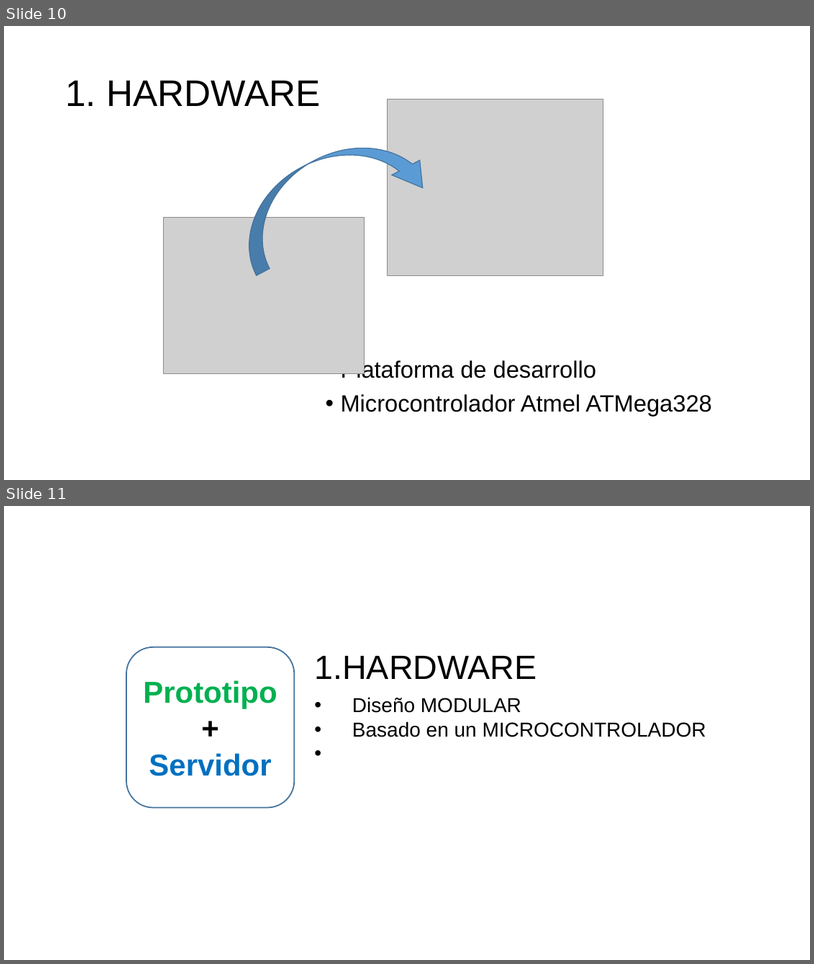
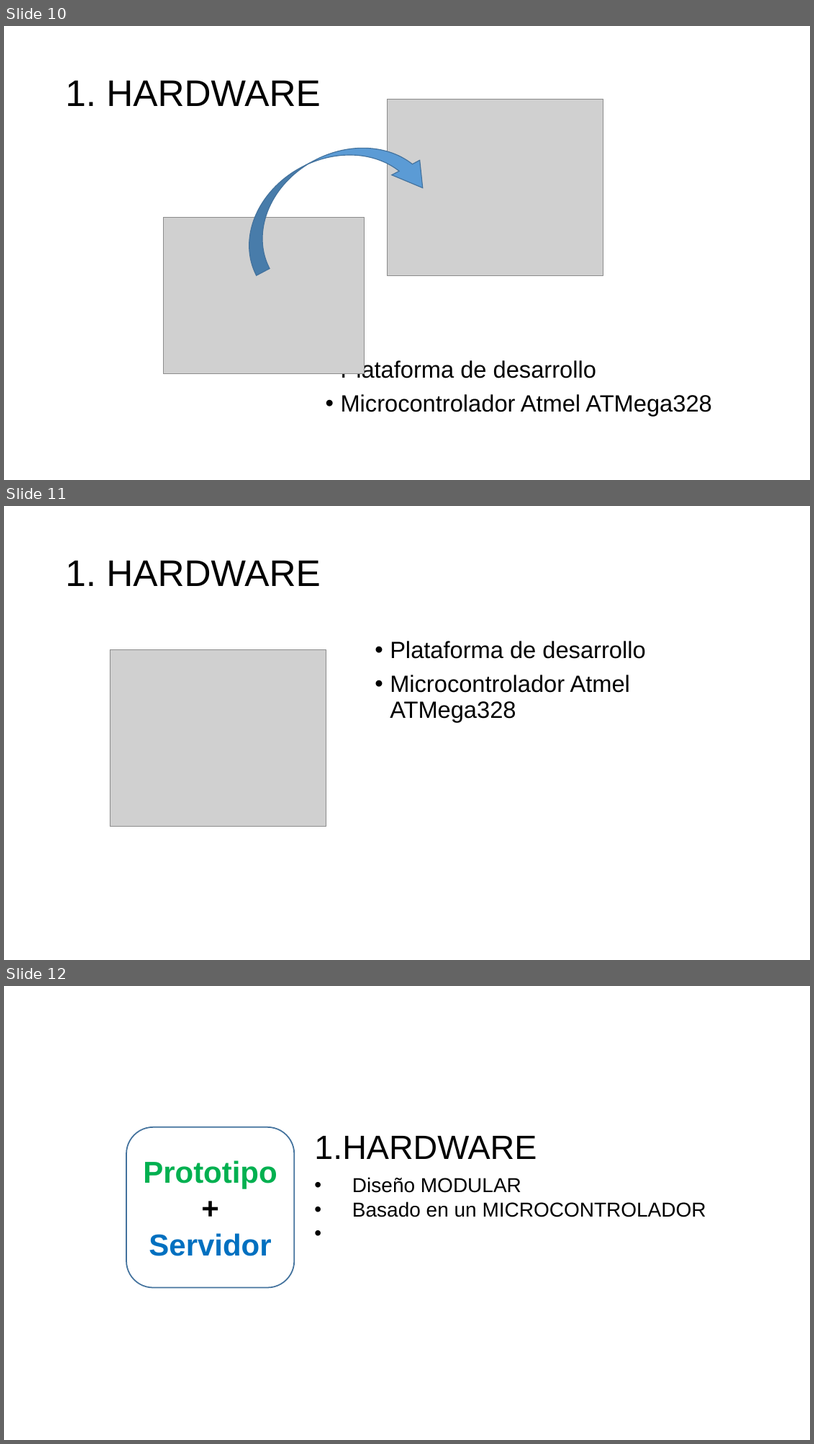
Before and after one commit to aludena18/Tesis, a slide deck: Telelocalización y Captura de Imágenes.pptx. Shown one above the other, each under a label of ours: slides 10 and 11 before the commit, slides 10, 11 and 12 after it. The pictures are 814x964 and 814x1444 pixels, drawn with LibreOffice and Linux fonts; fonts in the diff are those of the drawing; grey boxes stand for pictures. Boxes give left, top, right and bottom in pixels: in the first picture for what was removed or moved away, otherwise in the second. Text is boxed around its words. In the diff, an @@ line names an element or a change of style, - is before the commit and + after.

```diff
--- a/Telelocalización y Captura de Imágenes.pptx
+++ b/Telelocalización y Captura de Imágenes.pptx
@@ slide 11 added at (4, 506, 810, 960), background #FFFFFF @@
@@ title added at (65, 560, 320, 586), 44 pt, text #000000 @@
+1. HARDWARE
@@ picture added at (110, 650, 326, 826) @@
@@ text added at (390, 641, 646, 722), 28 pt, text #000000 @@
+• Plataforma de desarrollo
+• Microcontrolador Atmel ATMega328
@@ what was slide 11 is now slide 12 @@
```
Also in this commit, not shown: 3 slides changed, 1 other slide added.
